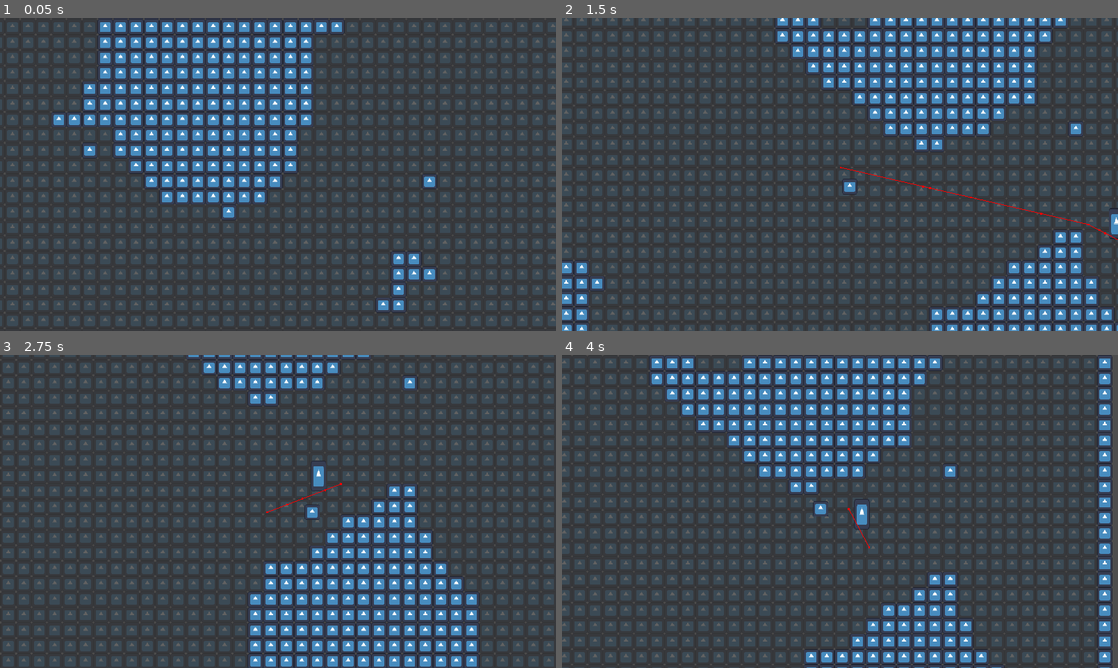
Above: before the commit, frames 1-4 (two rows, left to right).
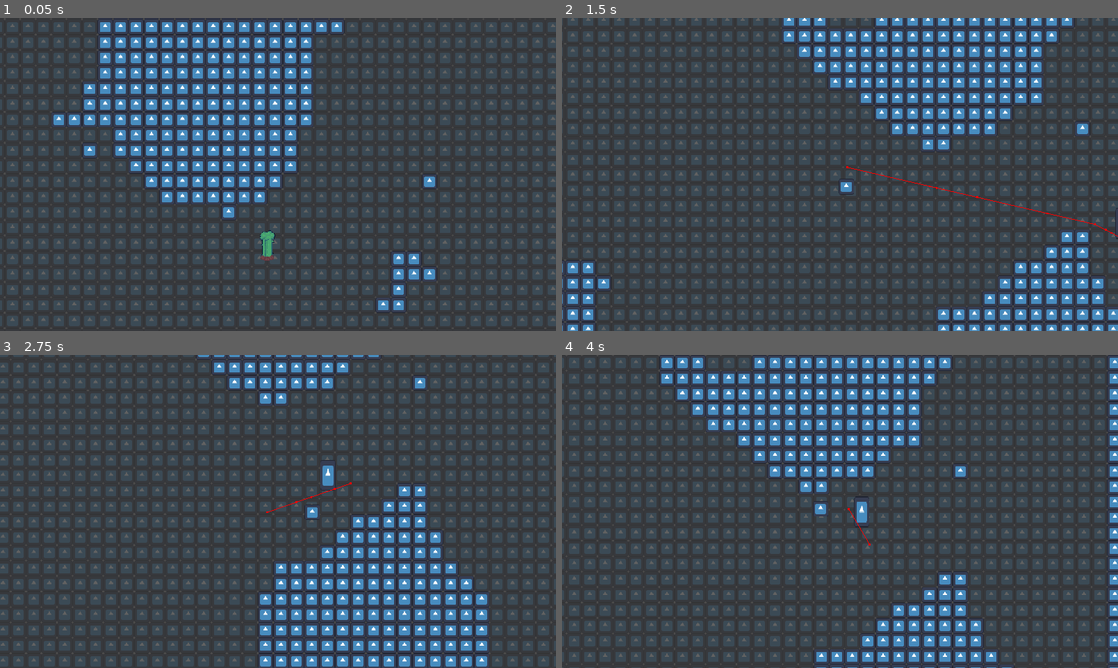
Above: after the commit, the same moments.

Repository: slotling/collateral-damage-gwj71
Game: Godot game, scene res://Scenes/Root/world.tscn
The game is run twice, just before and just after one commit, with the same random seed, the same clock (stepped at 60 frames per second) and the same inputs. The engine's default icon, where the game draws it, is replaced by a stand-in: a white triangle on a blue panel in a dark square.
Inputs (mouse positions are in pixels of both pictures, inside the frame that each line leads up to):
- Up to frame 1 (0.05 s): no input
- Up to frame 2 (1.5 s): move the mouse to (962, 158) at 0.52 s; hold D (right) 0.53-1.28 s; click (962, 158) at 0.6 s; move the mouse to (728, 190) at 1.27 s; hold S (backward) from 1.28 s (still down); right-click (728, 190) at 1.35 s
- Up to frame 3 (2.75 s): move the mouse to (333, 442) at 2.02 s; release S (backward) at 2.03 s; hold D (right) from 2.03 s (still down); hold Shift (run) from 2.03 s (still down)
- Up to frame 4 (4 s): move the mouse to (812, 574) at 2.77 s; release D (right) at 2.78 s; release Shift (run) at 2.78 s; hold W (forward) 2.78-3.53 s; click (812, 574) at 2.85 s; move the mouse to (1006, 558) at 3.52 s; hold A (left) from 3.53 s (still down); right-click (1006, 558) at 3.6 s

The runs differ from the first frame. In frame 1, 0.2% of the frame differs, in the area x 46-50%, y 67-78%; in frame 2, 24%; in frame 3, 24%; in frame 4, 26%, in the area x 0-100%, y 0-100%.

Commit message:
changed a few stuff lol bamboo still not done

Diff:
--- a/EnvironmentObject.gd
+++ b/EnvironmentObject.gd
@@ -18,10 +18,15 @@
 func calculate_fall_to_vector(hurtbox_global_position) -> Vector2:
 	return -round(global_position.direction_to(hurtbox_global_position))
 
+func soft_anim_play(anim:String) -> void:
+	if anim_player.has_animation(anim):
+		anim_player.play(anim)
+
 func _on_health_handler_hit(value, cause, hurtbox_global_position) -> void:
 	sprite_shaker.shake()
 
 func _on_health_handler_died(value, cause, hurtbox_global_position) -> void:
+	soft_anim_play("hit")
 
 	if regeneration_time <= 0.0:
 		queue_free()
--- a/Handlers/AttackHandlers/CharacterAttack.gd
+++ b/Handlers/AttackHandlers/CharacterAttack.gd
@@ -9,7 +9,7 @@
 # Called every frame. 'delta' is the elapsed time since the previous frame.
 func _process(delta):
 	var pressed := Input.is_action_just_pressed("attack1") if !is_secondary_attack else Input.is_action_just_pressed("attack2")
-	if pressed && $CooldownTimer.is_stopped():
+	if pressed and $CooldownTimer.is_stopped() and get_parent().state != "dead":
 		execute()
 		$CooldownTimer.start()
 
--- a/Handlers/SpriteShaker.gd
+++ b/Handlers/SpriteShaker.gd
@@ -1,15 +1,28 @@
 extends Node
 
 @export var sprite: Sprite2D
-@export var default_offset: Vector2
 @export var duration: int = 12
 @export var pause_interval: float = 0.05
 @export var offset_range: int = 2
 
-func shake():
+var default_offset: Vector2
+
+func shake() -> void:
+	var sprites_to_offset: Array = [sprite]
+	var original_offsets_list: Array = [sprite.offset]
+
+	for sprite_child in sprite.get_children():
+		if sprite_child is Sprite2D:
+			sprites_to_offset.append(sprite_child)
+			original_offsets_list.append(sprite_child.offset)
+
+	for current_sprite_idx in sprites_to_offset.size():
+		soft_shake(sprites_to_offset[current_sprite_idx], original_offsets_list[current_sprite_idx])
+
+func soft_shake(current_sprite, offset) -> void:
 	for i in duration:
-		sprite.offset = default_offset
-		sprite.offset.x += randi_range(-offset_range, offset_range)
-		sprite.offset.y += randi_range(-offset_range, offset_range)
+		current_sprite.offset = offset
+		current_sprite.offset.x += randi_range(-offset_range, offset_range)
+		current_sprite.offset.y += randi_range(-offset_range, offset_range)
 		await get_tree().create_timer(pause_interval).timeout
-	sprite.offset = default_offset
+	current_sprite.offset = offset
--- a/Handlers/WaveHandler.gd
+++ b/Handlers/WaveHandler.gd
@@ -1,11 +1,11 @@
 extends Node
+
 signal wave_completed
 signal all_waves_finished
 
 @onready var cooldown_timer = $WaveCooldown
 @onready var camera = get_tree().get_first_node_in_group("main_cam")
 @onready var enemy = preload("res://Scenes/Entities/enemy.tscn")
-
 
 @export var wave_cooldown: int
 @export var max_enemy_count: int
@@ -17,13 +17,10 @@
 }
 
 var enemy_count: int = 0
+var current_wave: int = 0
 
-var current_wave = 0
 func _ready():
-
 	randomize()
-
-
 
 func start_wave():
 	for n in range(max_enemy_count):
--- a/Handlers/health_handler.gd
+++ b/Handlers/health_handler.gd
@@ -6,7 +6,7 @@
 @export var health : int = 100
 @export var max_health : int = 100
 
-func affect(value, cause,hurtbox_global_position):
+func affect(value, cause, hurtbox_global_position):
 	health = clamp(health + value, 0, max_health)
 	hit.emit(value, cause, hurtbox_global_position)
 	if health == 0:
--- a/Handlers/movement_handler.gd
+++ b/Handlers/movement_handler.gd
@@ -27,6 +27,7 @@
 func _physics_process(_delta):
 	## Validity Check
 	if get_parent().state == "dead":
+		get_parent().velocity = lerp(get_parent().velocity, Vector2.ZERO, 0.6)
 		return
 
 	## Handle Velocity
--- a/Scenes/Entities/Characters/demolitionist_player.tscn
+++ b/Scenes/Entities/Characters/demolitionist_player.tscn
@@ -6,7 +6,7 @@
 
 [node name="DemolitionistPlayer" instance=ExtResource("1_w0i3m")]
 
-[node name="CharacterAttack1" parent="." index="5"]
+[node name="CharacterAttack1" parent="." index="6"]
 script = ExtResource("2_svhre")
 
 [node name="Icon" type="Sprite2D" parent="." index="7"]
--- a/Scenes/Entities/enemy.gd
+++ b/Scenes/Entities/enemy.gd
@@ -6,37 +6,14 @@
 @onready var soft_collision: Area2D = $SoftCollision
 
 @export_enum("terminator", "killer_panda") var type: String = "terminator"
-@export_category("Health Handler")
-@export var health: int = 100
-@export var max_health: int = 100
-@export_category("Movement Handler")
-@export var speed: int = 150
-@export var max_stamina: int = 1000
-@export var knockback_multiplier: int = 50
 
 var state: String = "idle"
 var dir: Vector2 = Vector2.ZERO
 var target: CharacterBody2D = null
 
 func _ready() -> void:
-	custom_params_setup()
-
 	target = get_tree().get_first_node_in_group("player")
 	call_deferred("target_setup")
-
-func custom_params_setup() -> void:
-	for i in [
-		"health",
-		"max_health",
-	]:
-		health_handler.set(i, get(i))
-
-	for i in [
-		"speed",
-		"max_stamina",
-		"knockback_multiplier"
-	]:
-		movement_handler.set(i, get(i))
 
 func target_setup() -> void:
 	await get_tree().physics_frame
--- a/Scenes/Entities/enemy.tscn
+++ b/Scenes/Entities/enemy.tscn
@@ -52,7 +52,7 @@
 [node name="HealthHandler" parent="." instance=ExtResource("2_mm7t0")]
 
 [node name="MovementHandler" parent="." instance=ExtResource("3_od5h0")]
-max_speed = 150
+max_speed = 150.0
 
 [node name="NavigationAgent2D" type="NavigationAgent2D" parent="."]
 debug_enabled = true
--- a/Scenes/Entities/player.gd
+++ b/Scenes/Entities/player.gd
@@ -14,3 +14,6 @@
 
 func _on_health_handler_died(value, cause, hurtbox_global_position):
 	state = "dead"
+
+func _on_hit_box_handler_hit(strength, cause, hurtbox_global_position):
+	health_handler.affect(-abs(strength), cause, hurtbox_global_position)
--- a/Scenes/Entities/player.tscn
+++ b/Scenes/Entities/player.tscn
@@ -1,11 +1,15 @@
-[gd_scene load_steps=9 format=3 uid="uid://d2vt5m4ks2jor"]
+[gd_scene load_steps=11 format=3 uid="uid://d2vt5m4ks2jor"]
 
 [ext_resource type="Script" path="res://Scenes/Entities/player.gd" id="1_4mm5d"]
 [ext_resource type="PackedScene" uid="uid://dop5wt4mfcqi1" path="res://Scenes/Display/camera.tscn" id="2_04t7k"]
 [ext_resource type="PackedScene" uid="uid://7ua4udaksgfe" path="res://Handlers/movement_handler.tscn" id="2_wj5aa"]
+[ext_resource type="PackedScene" uid="uid://yso47d6pjwco" path="res://Handlers/hit_box_handler.tscn" id="3_cd6oy"]
 [ext_resource type="PackedScene" uid="uid://bd0rf1irac7tl" path="res://Handlers/health_handler.tscn" id="3_mkbxr"]
 [ext_resource type="PackedScene" uid="uid://48p86jdswl23" path="res://Handlers/AttackHandlers/CharacterAttack.tscn" id="5_a04fe"]
 [ext_resource type="PackedScene" uid="uid://bn7wfghlv05w0" path="res://Handlers/soft_collision.tscn" id="5_y6jt2"]
+
+[sub_resource type="RectangleShape2D" id="RectangleShape2D_t45nw"]
+size = Vector2(24, 24)
 
 [sub_resource type="CircleShape2D" id="CircleShape2D_6q348"]
 radius = 40.0
@@ -18,6 +22,11 @@
 script = ExtResource("1_4mm5d")
 
 [node name="Camera" parent="." instance=ExtResource("2_04t7k")]
+
+[node name="HitBoxHandler" parent="." instance=ExtResource("3_cd6oy")]
+
+[node name="CollisionShape2D" type="CollisionShape2D" parent="HitBoxHandler"]
+shape = SubResource("RectangleShape2D_t45nw")
 
 [node name="SoftCollision" parent="." instance=ExtResource("5_y6jt2")]
 
@@ -36,4 +45,5 @@
 [node name="CharacterAttack2" parent="." instance=ExtResource("5_a04fe")]
 is_secondary_attack = true
 
+[connection signal="hit" from="HitBoxHandler" to="." method="_on_hit_box_handler_hit"]
 [connection signal="died" from="HealthHandler" to="." method="_on_health_handler_died"]
--- a/Scenes/Generation/terrain.gd
+++ b/Scenes/Generation/terrain.gd
@@ -90,6 +90,3 @@
 	generate_initial()
 	generate()
 	make_and_bake_navigation()
-
-func _process(delta):
-	print(Engine.get_frames_per_second())
--- a/Scenes/Root/world.tscn
+++ b/Scenes/Root/world.tscn
@@ -1,7 +1,8 @@
-[gd_scene load_steps=4 format=3 uid="uid://dxacdto1scojh"]
+[gd_scene load_steps=5 format=3 uid="uid://dxacdto1scojh"]
 
 [ext_resource type="PackedScene" uid="uid://d3hrl4tjnukfe" path="res://Scenes/Generation/terrain.tscn" id="1_r6r10"]
 [ext_resource type="PackedScene" uid="uid://djorhqqn1rked" path="res://Scenes/Entities/Characters/demolitionist_player.tscn" id="2_0m2oe"]
+[ext_resource type="PackedScene" uid="uid://brrquad1bj0h1" path="res://Scenes/Environment/bamboo.tscn" id="4_4rcn2"]
 [ext_resource type="PackedScene" uid="uid://14wcwtgp2v2v" path="res://Handlers/wave_handler.tscn" id="4_apm3v"]
 
 [node name="World" type="Node2D"]
@@ -18,4 +19,7 @@
 [node name="DemolitionistPlayer" parent="." instance=ExtResource("2_0m2oe")]
 position = Vector2(4, 1)
 
+[node name="Bamboo" parent="." instance=ExtResource("4_4rcn2")]
+position = Vector2(128, -16)
+
 [editable path="DemolitionistPlayer"]
